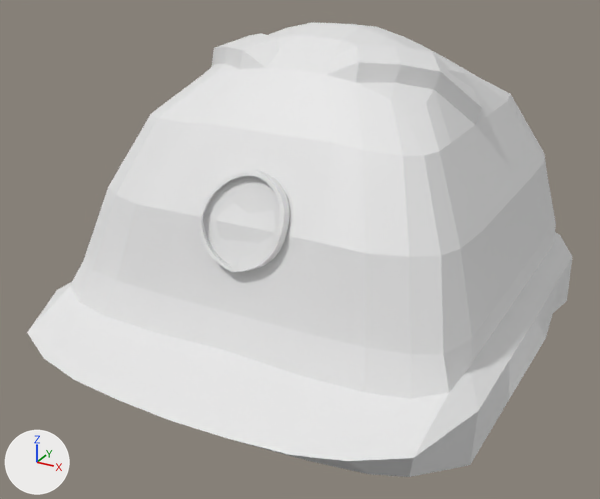
Before and after pictures for a commit that changed the glTF model assets/accesorios_tecnico.glb.
Both versions are drawn from a camera (50 mm lens) standing at (1.85, -3.608, 3.779) and looking at (-0.055, -0.144, 2.047). Every picture has the same lights, and +X, +Y and +Z are marked at lower left. The picture after the commit comes second. Where no turn or scale is listed for an object, it has been applied to the vertices. Vertices at exactly the same position are counted once.
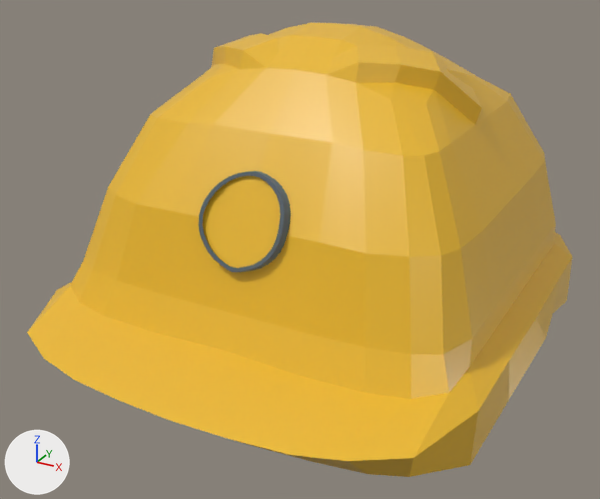
Location of each change, (x1, y1, x2, y2) in pixels of the pictures (600 x 499 px):
part 1 of me_cube, built on: before (202, 176, 280, 267); after (202, 176, 280, 268)
part 2 of me_cube, recoloured: (27, 23, 573, 477) in both
part 3 of me_cube, recoloured: (198, 171, 290, 272) in both
part 4 of me_cube, recoloured: before (204, 176, 275, 268)

Patch to the scene script:
```diff
--- a/assets/accesorios_tecnico.glb.py
+++ b/assets/accesorios_tecnico.glb.py
@@ mat_tecnico___marco_de_aluminio_satinado @@
+mat_tecnico___marco_de_aluminio_satinado = principled_material('Tecnico | Marco de aluminio satinado')
+mat_tecnico___marco_de_aluminio_satinado.base_color = (0.24, 0.29, 0.34)  # grey #86939e
+mat_tecnico___marco_de_aluminio_satinado.metallic = 0.92
+mat_tecnico___marco_de_aluminio_satinado.roughness = 1.0
@@ mat_tecnico___vidrio_optico_de_la_linterna @@
+mat_tecnico___vidrio_optico_de_la_linterna = principled_material('Tecnico | Vidrio optico de la linterna')
+mat_tecnico___vidrio_optico_de_la_linterna.base_color = (0.88, 0.96, 1.0)  # white #f1faff
+mat_tecnico___vidrio_optico_de_la_linterna.roughness = 0.065
+mat_tecnico___vidrio_optico_de_la_linterna.ior = 1.45
+mat_tecnico___vidrio_optico_de_la_linterna.transmission_weight = 1.0
+mat_tecnico___vidrio_optico_de_la_linterna.coat_weight = 0.25
+mat_tecnico___vidrio_optico_de_la_linterna.coat_roughness = 0.045
@@ mat_tecnico___abs_amarillo_industrial @@
+mat_tecnico___abs_amarillo_industrial = principled_material('Tecnico | ABS amarillo industrial')
+mat_tecnico___abs_amarillo_industrial.base_color = (0.84, 0.49, 0.022)  # yellow #ecba29
+mat_tecnico___abs_amarillo_industrial.roughness = 0.39
+mat_tecnico___abs_amarillo_industrial.coat_weight = 0.15
+mat_tecnico___abs_amarillo_industrial.coat_roughness = 0.26
@@ me_cube @@
-me_cube.from_pydata(...)  # 463 vertices, 942 faces; spans x -1.19..1.19, y -1.35..1.41, z -0.84..0.82
+me_cube.from_pydata(...)  # 433 vertices, 882 faces; spans x -1.19..1.19, y -1.35..1.41, z -0.84..0.82
+# me_cube part 1
+# 53 vertices are removed from x -0.21..0.22, y -0.82..-0.62, z -0.11..0.28
+# 143 faces are deleted
+# 19 vertices in x -0.21..0.22, y -0.83..-0.62, z -0.12..0.28 move by (0.0, 0.01, -0.01)
+# 11 vertices in x -0.21..0.21, y -0.83..-0.62, z -0.12..0.28 move by (0.0, 0.01, 0.0)
+# 4 vertices in x -0.2..0.21, y -0.82..-0.72, z -0.09..0.15 move by (0.0, 0.02, 0.0)
+# 3 vertices in x -0.07..0.2, y -0.71..-0.63, z 0.16..0.27 move by (0.0, -0.02, -0.01)
+# 6 vertices move from x -0.22..0.22, y -0.81..-0.71, z -0.1..0.16 to x -0.22..0.22, y -0.83..-0.73, z -0.09..0.15
+# 23 vertices are added at x -0.21..0.21, y -0.84..-0.64, z -0.11..0.27
+# 28 new faces join them, mat_tecnico___abs_amarillo_industrial (yellow #ecba29)
+# 15 new faces join them, mat_tecnico___carcasa_de_lampara_grafito (dark grey #2f373c)
+# 40 new faces join them, mat_tecnico___marco_de_aluminio_satinado (grey #86939e)
+# me_cube part 2: 570 faces spanning x -1.19..1.19, y -1.35..1.41, z -0.84..0.82 switch from no material to mat_tecnico___abs_amarillo_industrial (yellow #ecba29)
+# me_cube part 3: 134 faces spanning x -0.22..0.22, y -0.86..-0.61, z -0.13..0.29 switch from no material to mat_tecnico___marco_de_aluminio_satinado (grey #86939e)
+# me_cube part 4: 30 faces spanning x -0.22..0.22, y -0.82..-0.61, z -0.13..0.28 switch from no material to mat_tecnico___vidrio_optico_de_la_linterna (white #f1faff)
+me_cube.materials.append(mat_tecnico___interior_grafito_mate)  # dark grey #2e3235
+me_cube.materials.append(mat_tecnico___goma_negra_del_borde)  # black #1d2327
+me_cube.materials.append(mat_tecnico___carcasa_de_lampara_grafito)  # dark grey #2f373c
```
